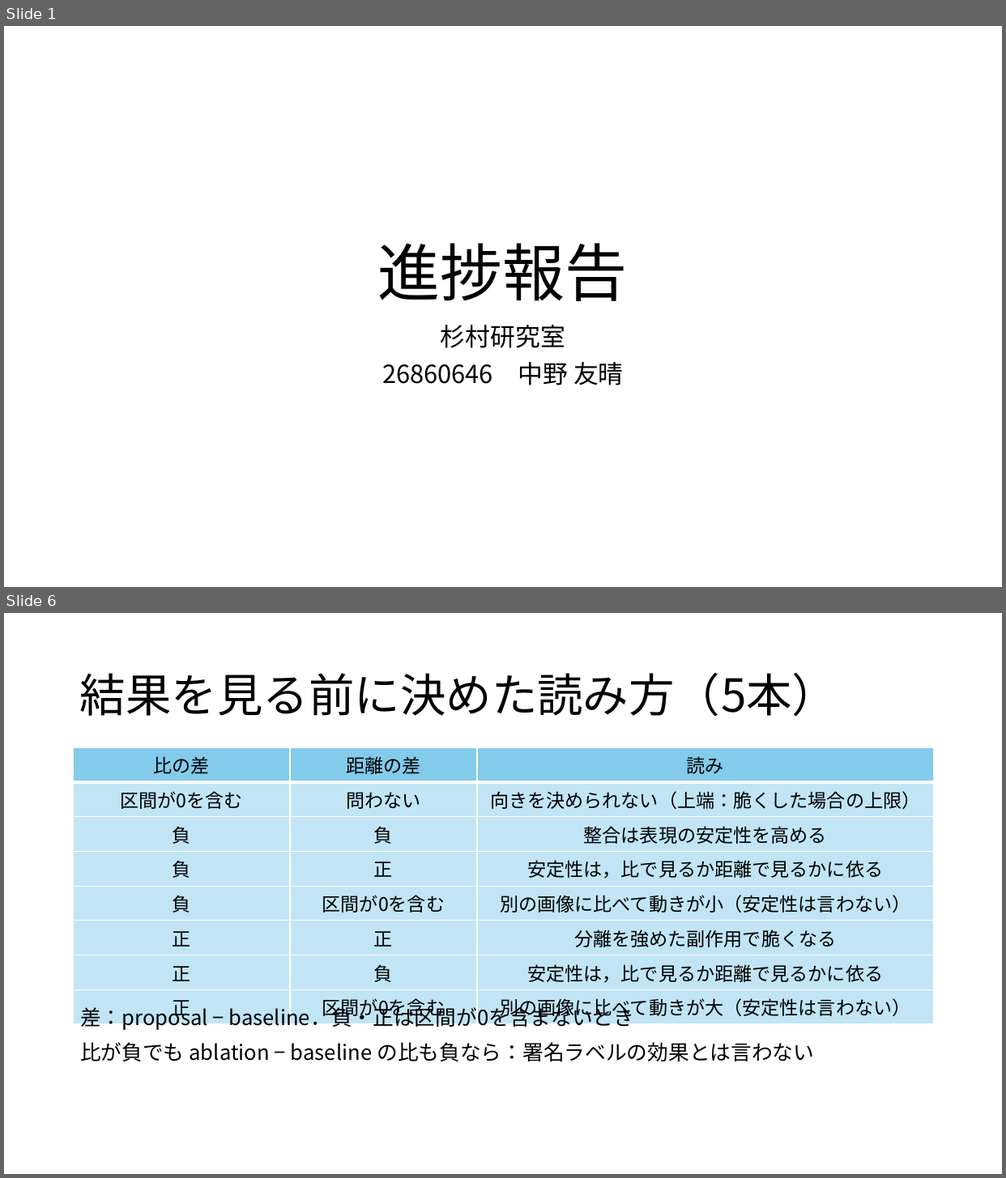
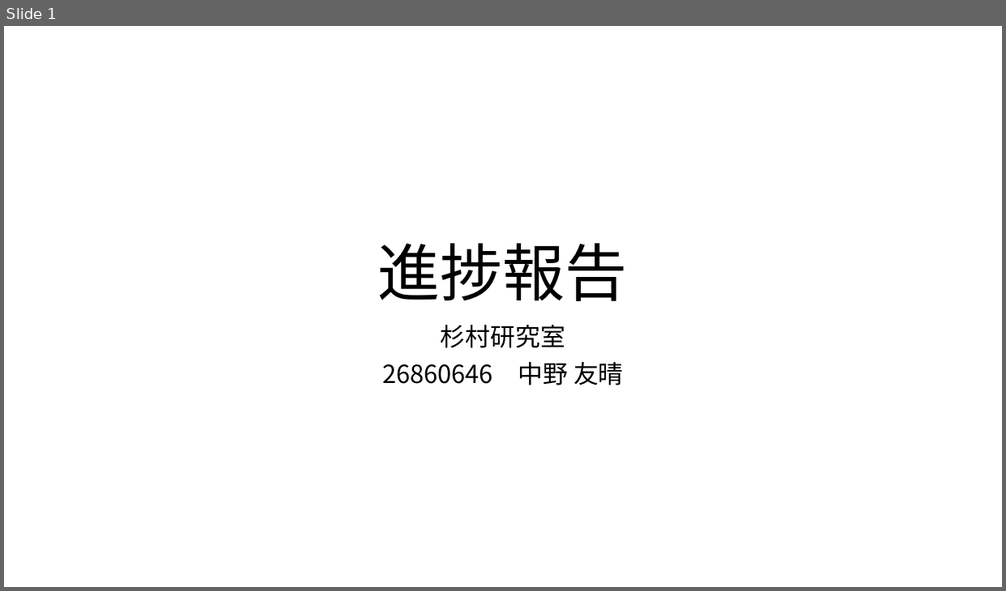
Before and after one commit to tomoking2004/cotar, a slide deck: presentations/20261106_進捗報告.pptx. Shown one above the other, each under a label of ours: slides 1 and 6 before the commit, slide 1 after it; the slides between them are not shown. The pictures are 1006x1178 and 1006x591 pixels, drawn with LibreOffice and Linux fonts; fonts in the diff are those of the drawing. Boxes give left, top, right and bottom in pixels: in the first picture for what was removed or moved away, otherwise in the second. Text is boxed around its words. In the diff, an @@ line names an element or a change of style, - is before the commit and + after.

Commit message:
docs: cut the seminar deck to six slides
- 資料：見積もりの式，乱数種ごとの値，読み方の分岐の表を外した
- 資料：3章の注記が変わるのに「1–4章は変わらない」と書いた誤りを直した
- principles.md：進捗報告は聴き手の判断に要るところまでで止める，を規定にした

```diff
--- a/presentations/20261106_進捗報告.pptx
+++ b/presentations/20261106_進捗報告.pptx
@@ slide 6 removed at box(4, 613, 1002, 1174), background #FFFFFF @@
@@ title removed at box(80, 673, 838, 717) @@
-結果を見る前に決めた読み方（5本）
@@ table removed at box(73, 747, 934, 1023), 8 rows, 3 columns @@
-比の差 | 距離の差 | 読み
-区間が0を含む | 問わない | 向きを決められない（上端：脆くした場合の上限）
-負 | 負 | 整合は表現の安定性を高める
-負 | 正 | 安定性は，比で見るか距離で見るかに依る
-負 | 区間が0を含む | 別の画像に比べて動きが小（安定性は言わない）
-正 | 正 | 分離を強めた副作用で脆くなる
-正 | 負 | 安定性は，比で見るか距離で見るかに依る
-正 | 区間が0を含む | 別の画像に比べて動きが大（安定性は言わない）
@@ text removed at box(80, 1004, 814, 1062) @@
-差：proposal − baseline．負・正は区間が0を含まないとき
-比が負でも ablation − baseline の比も負なら：署名ラベルの効果とは言わない
```
Also in this commit, not shown: 5 slides changed, 2 other slides removed, 1 other file.
